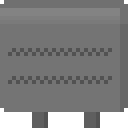
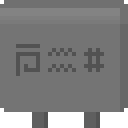
Layer changes from the first 128×128 image to the second:
painted on "Text" over (8, 44, 112, 84)
